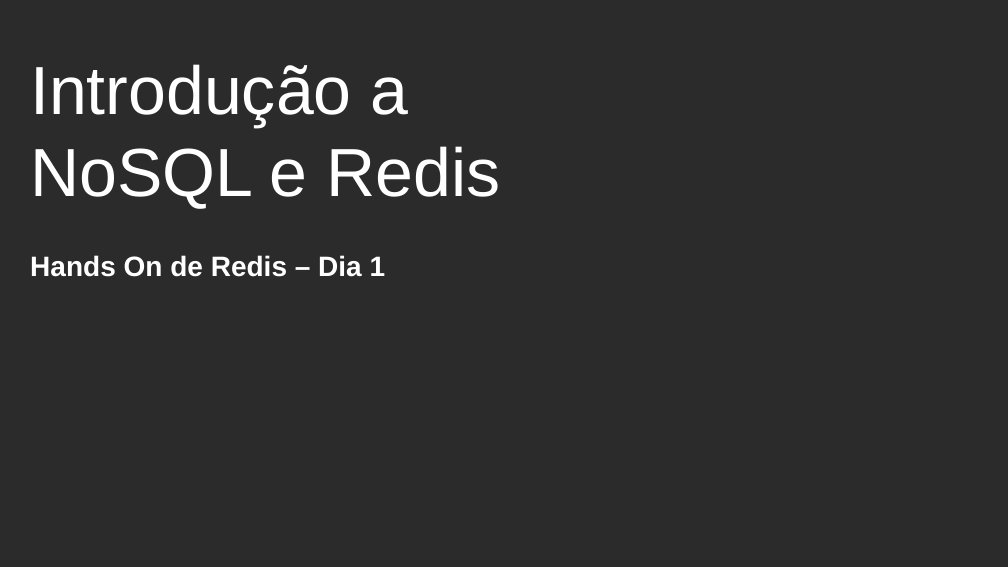
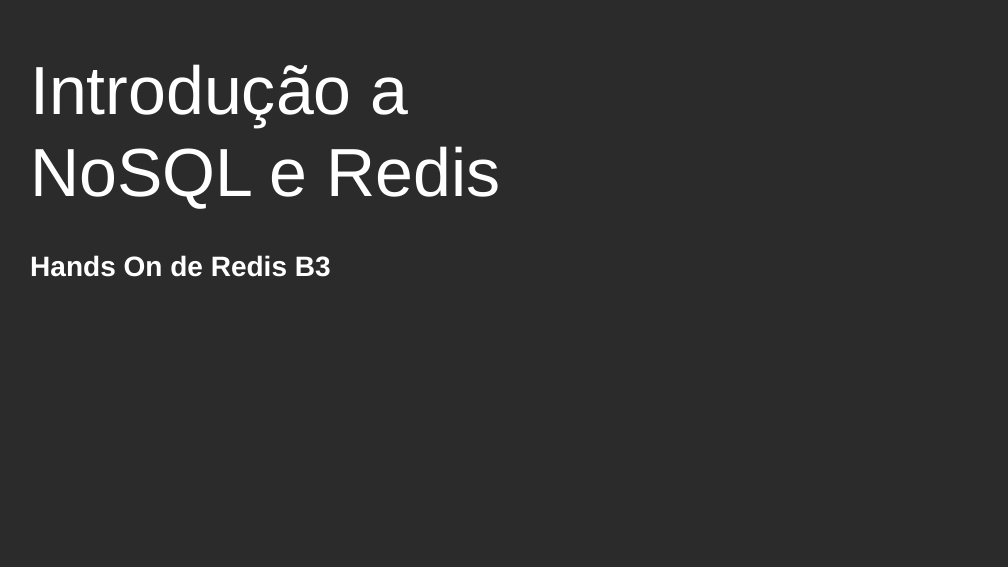
Before and after one commit to dougspadottoemc/Redis-HandsOn, a slide deck: slide 1 of slides/00_Introducao a NoSQL e Redis.pptx. Drawn at 1008x567 pixels with LibreOffice and Linux fonts; fonts in the diff are those of the drawing; background and template pictures are left out; a plain dark background stands for a picture behind light text. Boxes give left, top, right and bottom in pixels: in the first picture for what was removed or moved away, otherwise in the second. Text is boxed around its words. In the diff, an @@ line names an element or a change of style, - is before the commit and + after.

```diff
--- a/slides/00_Introducao a NoSQL e Redis.pptx
+++ b/slides/00_Introducao a NoSQL e Redis.pptx
@@ subtitle at (x1=30, y1=255, x2=331, y2=277): text changed @@
-Hands On de Redis – Dia 1
+Hands On de Redis B3
```
Also in this commit, not shown: 2 other slides changed, 19 slides added, 1 slide removed, 1 other file.
